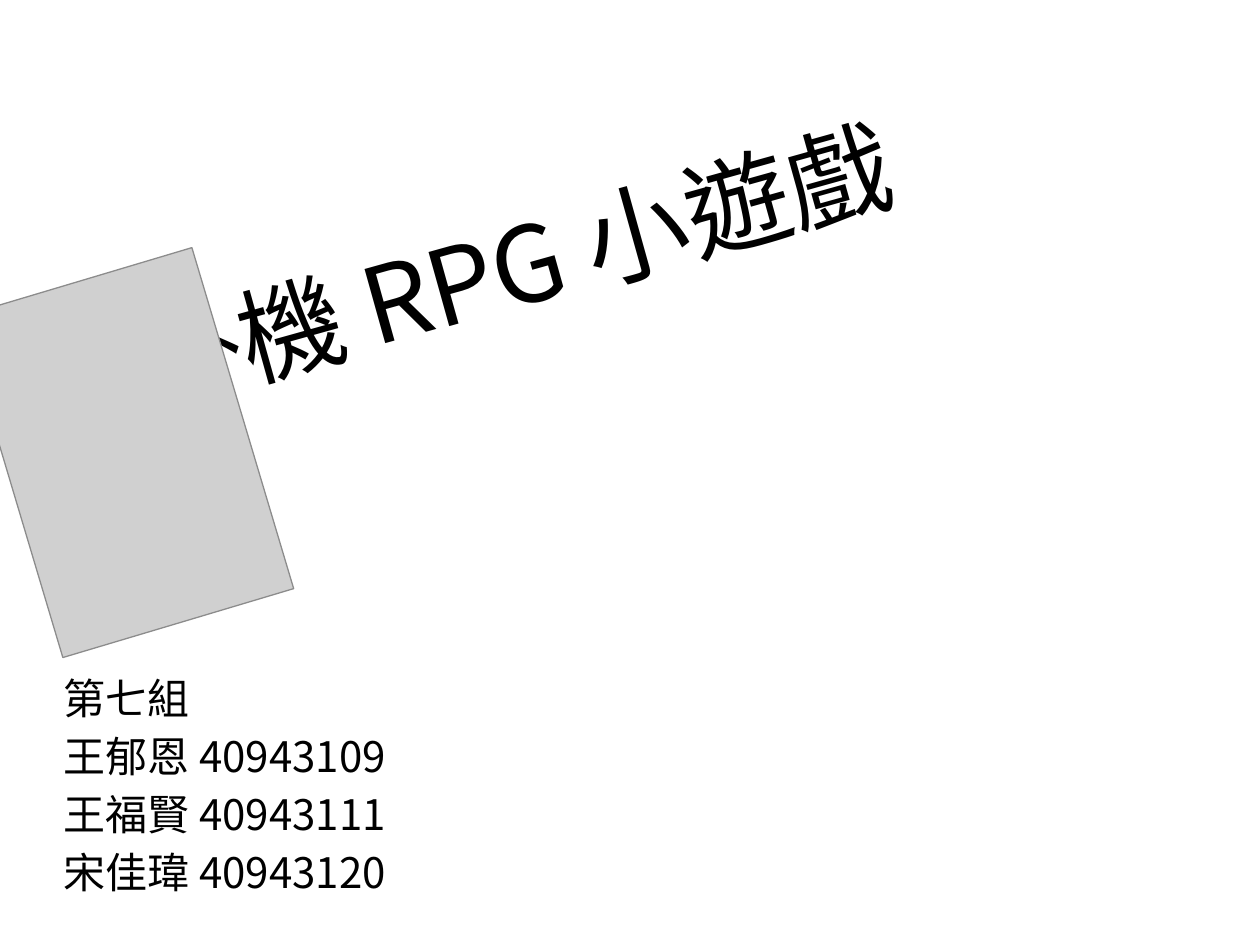
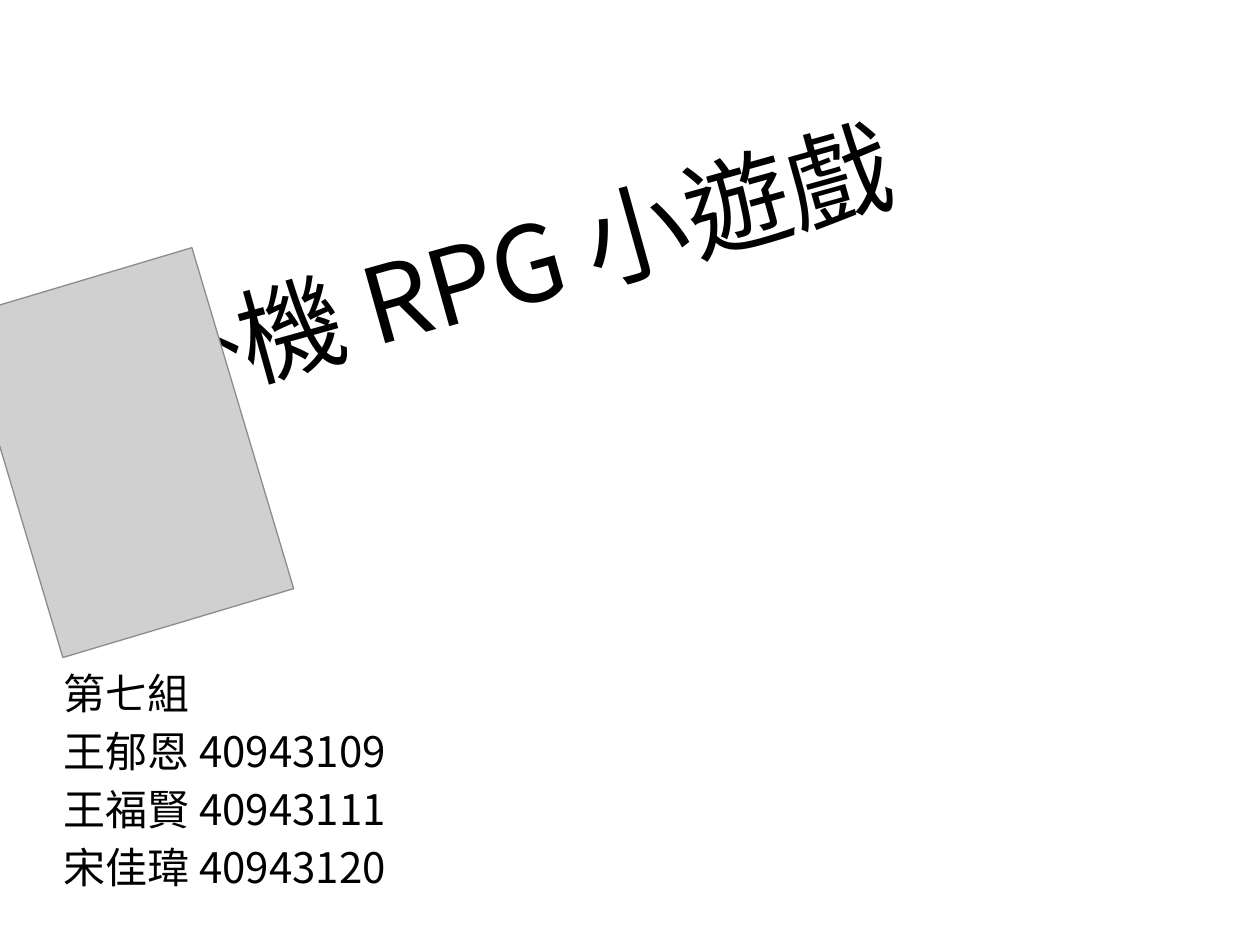
Before and after one commit to jonny030/RPG, a slide deck: slide 1 of 掛機 RPG 小遊戲.pptx. Drawn at 1260x945 pixels with LibreOffice and Linux fonts; fonts in the diff are those of the drawing; grey boxes stand for pictures; background and template pictures are left out. Boxes give left, top, right and bottom in pixels: in the first picture for what was removed or moved away, otherwise in the second. Text is boxed around its words. In the diff, an @@ line names an element or a change of style, - is before the commit and + after.

```diff
--- a/掛機 RPG 小遊戲.pptx
+++ b/掛機 RPG 小遊戲.pptx
@@ subtitle "第七組": place and size @@
-subtitle "第七組" at [64, 678, 386, 892]
+subtitle "第七組" at [64, 673, 386, 887]
```
Also in this commit, not shown: 4 other slides changed, 2 slides added.
